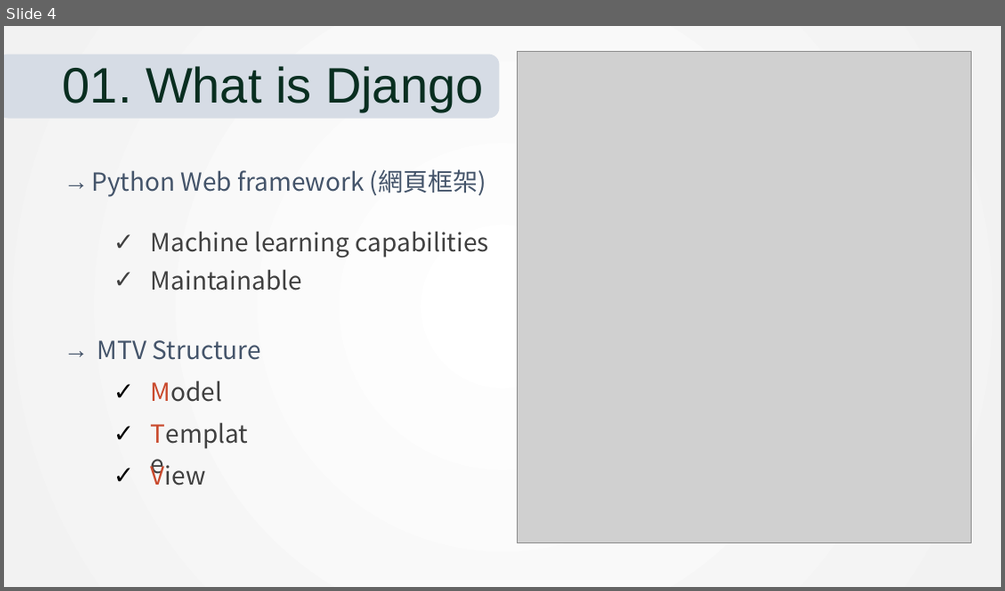
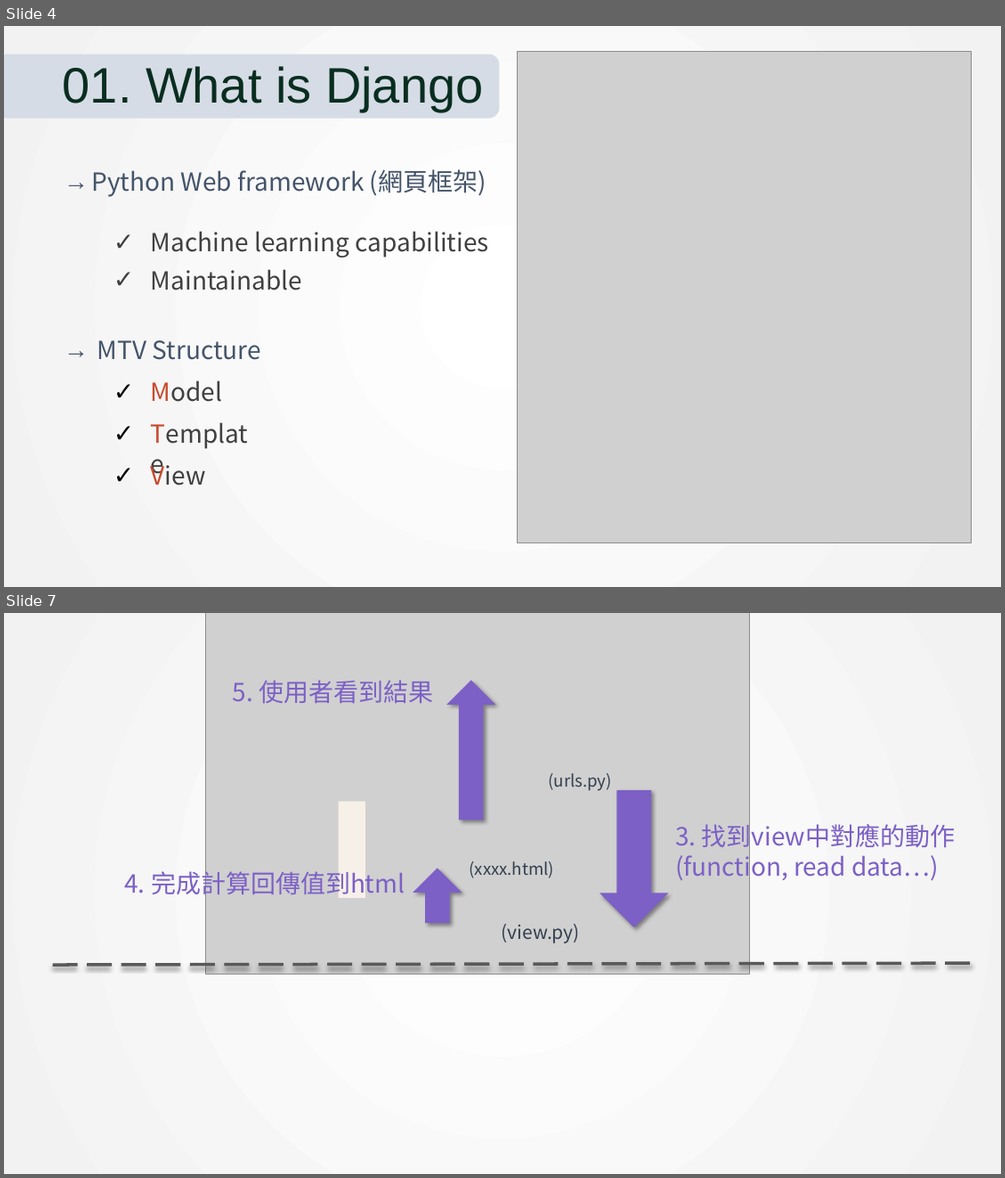
Before and after one commit to yao1222/bmi_app, a slide deck: Django.pptx. Shown one above the other, each under a label of ours: slide 4 before the commit, slides 4 and 7 after it; the slides between them are not shown. The pictures are 1005x591 and 1005x1178 pixels, drawn with LibreOffice and Linux fonts; fonts in the diff are those of the drawing; grey boxes stand for pictures. Boxes give left, top, right and bottom in pixels: in the first picture for what was removed or moved away, otherwise in the second. Text is boxed around its words. In the diff, an @@ line names an element or a change of style, - is before the commit and + after.

```diff
--- a/Django.pptx
+++ b/Django.pptx
@@ slide 7 added at bbox=[4, 613, 1001, 1174], background gradient #FFFFFF to #F2F2F2 @@
@@ picture added at bbox=[205, 613, 749, 973] @@
@@ text added at bbox=[233, 680, 433, 703], 24 pt, text #7C60C6 @@
+5. 使用者看到結果
@@ down arrow added at bbox=[446, 681, 495, 820], fill #7C60C6 @@
@@ text added at bbox=[548, 773, 611, 791], 16 pt, text #333F50 @@
+(urls.py)
@@ down arrow added at bbox=[600, 790, 669, 927], fill #7C60C6 @@
@@ rectangle added at bbox=[339, 802, 365, 898], fill #F7F0E9 @@
@@ text added at bbox=[675, 820, 955, 883], 24 pt, text #7C60C6 @@
+3. 找到view中對應的動作
+(function, read data…)
@@ text added at bbox=[124, 868, 404, 900], 24 pt, text #7C60C6 @@
+4. 完成計算回傳值到html
@@ down arrow added at bbox=[413, 868, 461, 924], fill #7C60C6 @@
@@ text added at bbox=[469, 861, 554, 878], 16 pt, text #333F50 @@
+(xxxx.html)
@@ text added at bbox=[502, 924, 580, 943], 18 pt, text #333F50 @@
+(view.py)
@@ line added from (53, 965) to (972, 963), #595959 3 pt dashed @@
```
Also in this commit, not shown: 9 slides changed, 11 other slides added, 6 slides removed.
